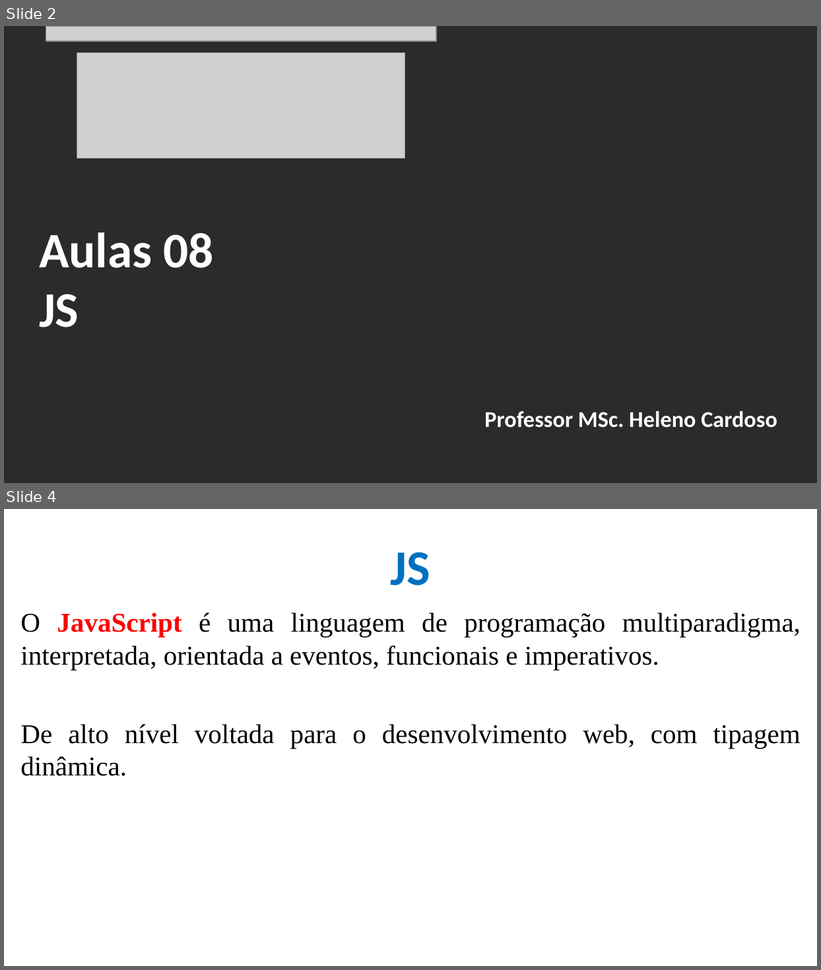
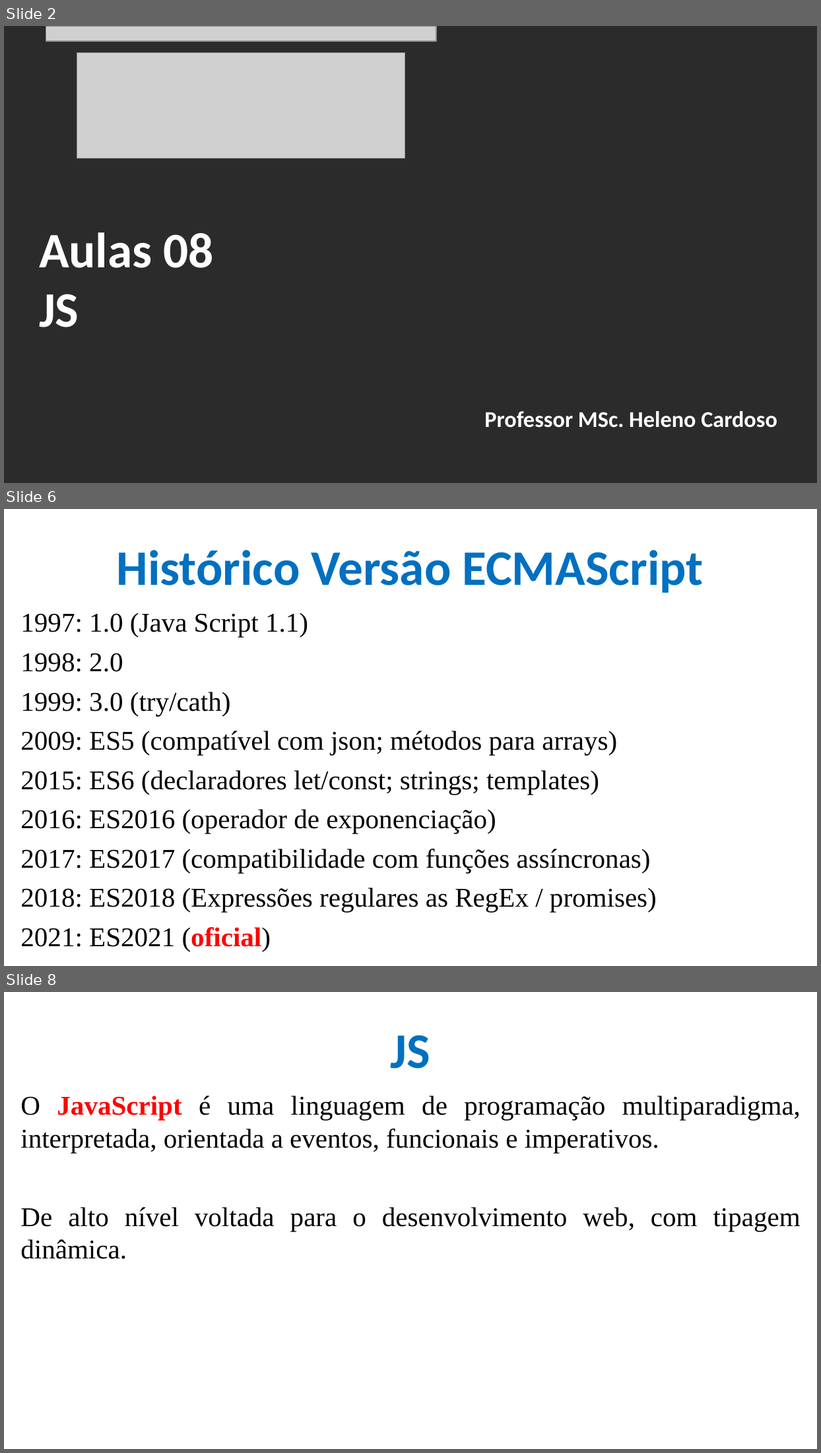
Before and after one commit to CloudEducationBrazil/WydenDesenvolvimentoWebPHP, a slide deck: 01 Classes/Aula 08 Desenvolvimento Web PHP - JS.pptx. Shown one above the other, each under a label of ours: slides 2 and 4 before the commit, slides 2, 6 and 8 after it; the slides between them are not shown. The pictures are 821x970 and 821x1453 pixels, drawn with LibreOffice and Linux fonts; fonts in the diff are those of the drawing; grey boxes stand for pictures; background and template pictures are left out; a plain dark background stands for a picture behind light text. Boxes give left, top, right and bottom in pixels: in the first picture for what was removed or moved away, otherwise in the second. Text is boxed around its words. In the diff, an @@ line names an element or a change of style, - is before the commit and + after.

```diff
--- a/01 Classes/Aula 08 Desenvolvimento Web PHP - JS.pptx
+++ b/01 Classes/Aula 08 Desenvolvimento Web PHP - JS.pptx
@@ slide 6 added at <box>4,509,817,966</box>, background picture (left out) @@
@@ title added at <box>117,550,703,593</box>, 44 pt, text #0070C0, bold @@
+Histórico Versão ECMAScript
@@ text added at <box>20,613,657,952</box>, 24 pt, text #000000 @@
+1997: 1.0 (Java Script 1.1)
+1998: 2.0
+1999: 3.0 (try/cath)
+2009: ES5 (compatível com json; métodos para arrays)
+2015: ES6 (declaradores let/const; strings; templates)
+2016: ES2016 (operador de exponenciação)
+2017: ES2017 (compatibilidade com funções assíncronas)
+2018: ES2018 (Expressões regulares as RegEx / promises)
+2021: ES2021 (oficial)
@@ what was slide 4 is now slide 8 @@
```
Also in this commit, not shown: 1 slide changed, 3 other slides added, 1 other file.
